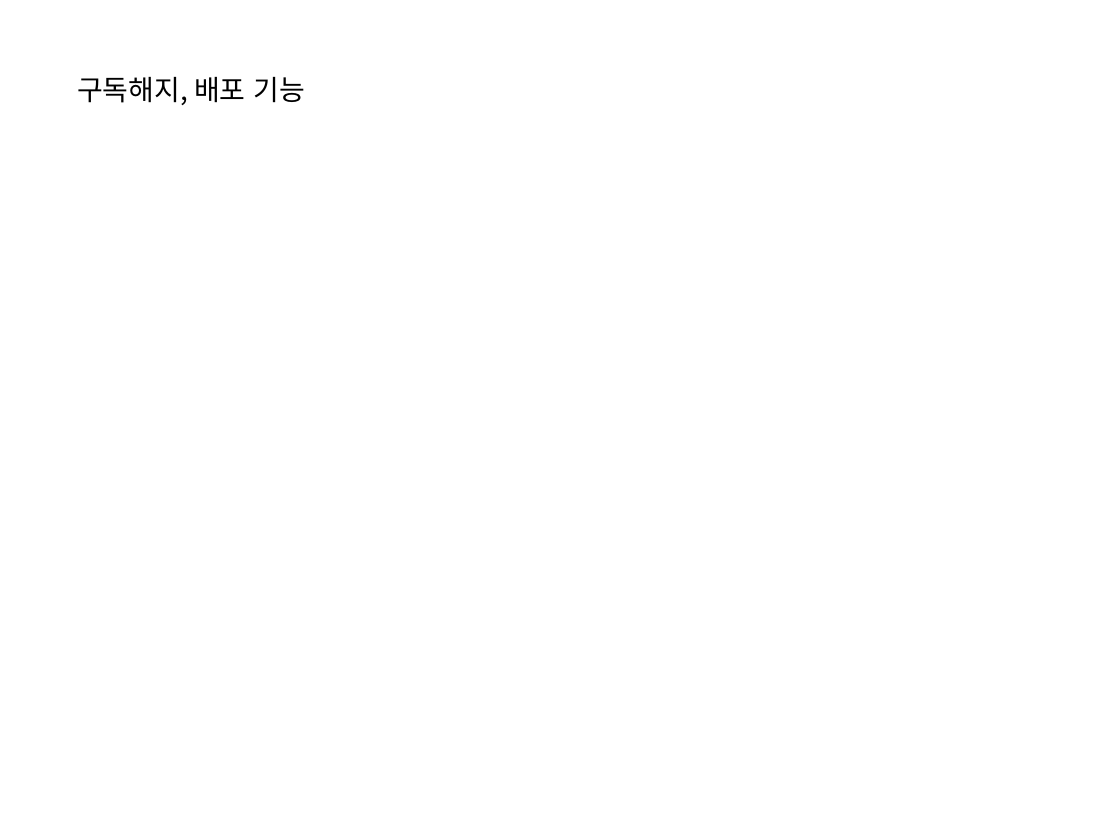
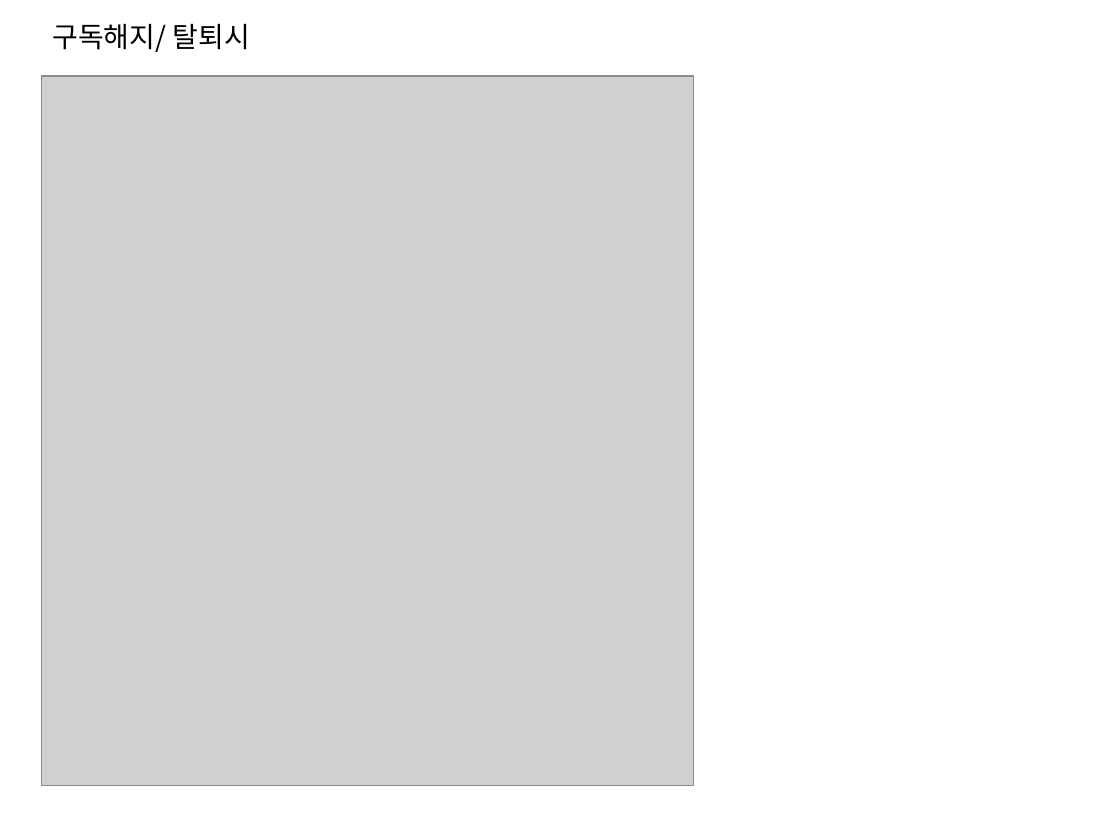
Before and after one commit to oksusoo1/homepageDev, a slide deck: slide 8 of My-plaform.pptx (slide 3 before the commit). Drawn at 1120x840 pixels with LibreOffice and Linux fonts; fonts in the diff are those of the drawing; grey boxes stand for pictures. Boxes give left, top, right and bottom in pixels: in the first picture for what was removed or moved away, otherwise in the second. Text is boxed around its words. In the diff, an @@ line names an element or a change of style, - is before the commit and + after.

```diff
--- a/My-plaform.pptx
+++ b/My-plaform.pptx
@@ text at box(52, 24, 250, 52): text changed @@
-구독해지, 배포 기능
+구독해지/ 탈퇴시
@@ picture added at box(41, 76, 694, 786) @@
```
Also in this commit, not shown: 5 slides added, 7 other files.
